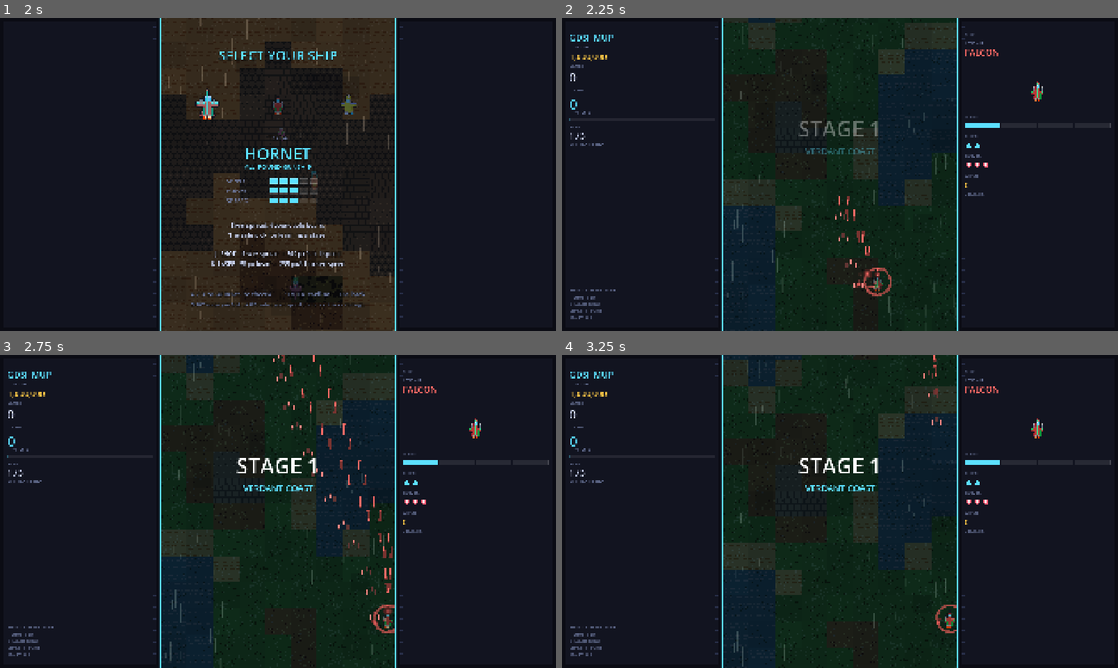
Above: before the commit, frames 1-4 (two rows, left to right).
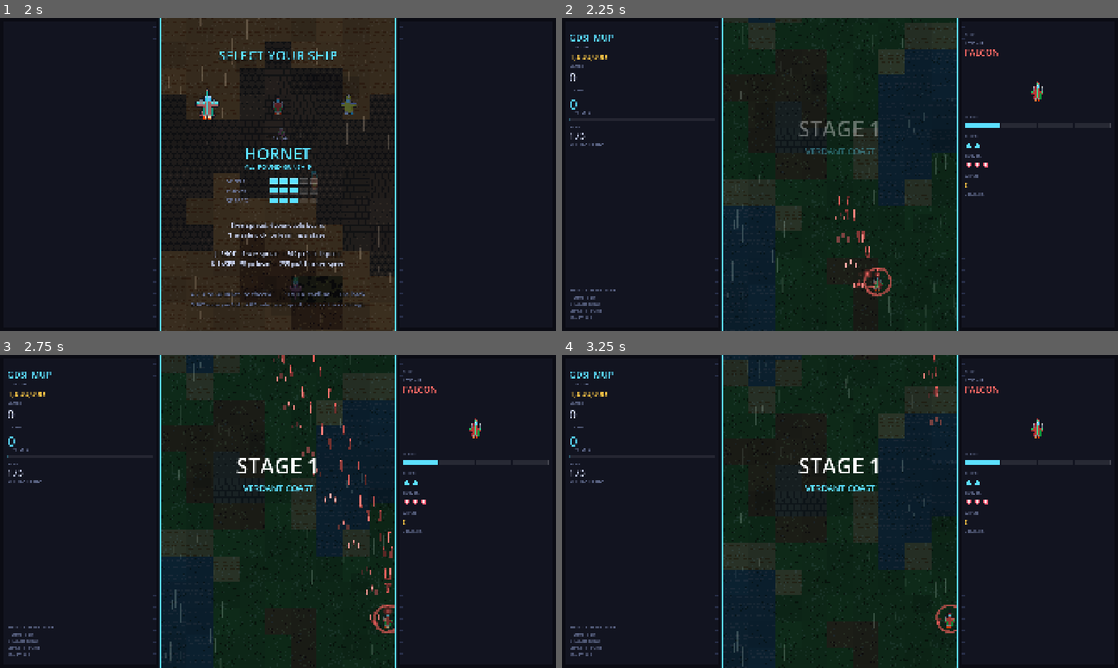
Above: after the commit, the same moments.

Repository: eddieedease/gdshmup
Game: Godot game, scene res://scenes/main.tscn
Two runs of this game, one before a commit and one after it. Both use one fixed random seed, a clock stepped at 60 frames per second and the inputs below.
Inputs (mouse positions are in pixels of both pictures, inside the frame that each line leads up to):
- Up to frame 1 (2 s): tap Enter (p_start) at 0.5 s; move the mouse to (400, 158) at 0.52 s; hold D (p_right) 0.53-1.25 s; tap Space (p_bomb) at 0.6 s; click (400, 158) at 0.67 s; drag from (166, 190) to (250, 237) at 1.27 s
- Up to frame 2 (2.25 s): move the mouse to (895, 105) at 2.02 s; hold D (p_right) from 2.03 s (still down); hold J (p_shot) from 2.03 s (still down)
- Up to frame 3 (2.75 s): keep holding D (p_right); keep holding J (p_shot)
- Up to frame 4 (3.25 s): release D (p_right) at 2.75 s; release J (p_shot) at 2.75 s; drag from (812, 574) to (673, 464) at 2.77 s

Frame 1 is identical in both runs. In frame 2, 0.1% of the frame differs, in the area x 49-56%, y 56-80%; in frame 3, 0.3%, in the area x 49-71%, y 0-85%; in frame 4, less than 0.1%.

Commit message:
Add bullet pulse, real hit feedback, fix enemy bank direction
- The hit flash blended the sprite toward white, but enemies are already
  tinted white, so it rendered as no change at all. It is additive now and
  clearly visible. A held laser damages every frame, which would pin the
  target solid white, so the flash only re-arms once mostly decayed —
  sustained fire reads as a hot strobe.
- Bosses gain throttled impact sparks and a hit tick on beam damage, and
  the health bar leaves a red chip-damage trail behind recent losses, so
  hitting a boss now registers in three channels at once.
- Every bullet breathes: scale and brightness oscillate around the spawn
  values with a random per-bullet phase, keeping projectiles legible over
  the scrolling ground without the swarm strobing in unison.
- Enemy banking used the screen direction, but the hulls are drawn
  nose-down so their banked poses are mirrored; pass the negated sign.

Diff:
--- a/scripts/core/bullet.gd
+++ b/scripts/core/bullet.gd
@@ -10,6 +10,12 @@
 ## Sprite art points "up" (-Y), so a bullet travelling along `dir` needs its
 ## rotation offset by a quarter turn.
 const ART_OFFSET := PI * 0.5
+
+## Every bullet breathes: scale and brightness oscillate so projectiles read as
+## live energy and stay visible against the scrolling ground.
+const PULSE_RATE := 9.5
+const PULSE_SCALE := 0.13
+const PULSE_BRIGHT := 0.26
 
 var alive := false
 
@@ -50,6 +56,12 @@
 var grazed := false
 var scored := false     ## Marks bullets already converted by a bomb.
 
+## Pulse state. `base_scale`/`base_color` are the values the pulse modulates
+## around, set once at spawn.
+var base_scale := Vector2.ONE
+var base_color := Color.WHITE
+var pulse_phase := 0.0
+
 
 func reset() -> void:
 	alive = true
@@ -74,6 +86,9 @@
 	scored = false
 	modulate = Color.WHITE
 	rotation = 0.0
+	# Random phase: a synchronised pulse across hundreds of bullets reads as a
+	# strobe, while staggered phases read as a shimmering swarm.
+	pulse_phase = randf() * TAU
 	if not hits.is_empty():
 		hits.clear()
 	visible = true
@@ -82,6 +97,16 @@
 func kill() -> void:
 	alive = false
 	visible = false
+
+
+## Breathing scale and brightness applied every frame, so a bullet stays
+## legible against busy terrain even when it is not moving relative to the eye.
+func _apply_pulse(alpha: float) -> void:
+	var k := sin(age * PULSE_RATE + pulse_phase)
+	scale = base_scale * (1.0 + PULSE_SCALE * k)
+	var b := 1.0 + PULSE_BRIGHT * k
+	modulate = Color(base_color.r * b, base_color.g * b, base_color.b * b,
+		base_color.a * alpha)
 
 
 ## Integrates one frame. Returns false when the bullet should be recycled.
@@ -95,14 +120,12 @@
 
 	if delay > 0.0:
 		delay -= dt
-		# Pulse while held so the player can read the incoming shot.
-		var k := 0.65 + 0.35 * sin(age * 22.0)
-		modulate.a = k
+		# Flash harder while held, so the player can read the incoming shot.
+		_apply_pulse(0.55 + 0.45 * sin(age * 22.0))
 		if face_dir:
 			rotation = dir + ART_OFFSET
 		return true
-	elif modulate.a < 1.0:
-		modulate.a = minf(1.0, modulate.a + dt * 6.0)
+	_apply_pulse(1.0)
 
 	if homing_time > 0.0 and homing > 0.0:
 		homing_time -= dt
--- a/scripts/core/bullet_manager.gd
+++ b/scripts/core/bullet_manager.gd
@@ -57,6 +57,8 @@
 	b.rotation = heading + Bullet.ART_OFFSET
 	b.modulate = color
 	_style(b, style, scale_mul)
+	b.base_scale = b.scale
+	b.base_color = color
 	_live.append(b)
 	return b
 
--- a/scripts/enemy/boss.gd
+++ b/scripts/enemy/boss.gd
@@ -24,6 +24,7 @@
 var _intro_t := 0.0
 var _death_t := 0.0
 var _guard := 0.0   ## Brief invulnerability while a phase transition plays.
+var _spark_cd := 0.0
 
 
 func setup_boss(def: Dictionary, difficulty: Dictionary = {}) -> void:
@@ -85,6 +86,8 @@
 			hittable = true
 			_enter_phase(0)
 		return
+	if _spark_cd > 0.0:
+		_spark_cd -= dt
 	if _guard > 0.0:
 		_guard -= dt
 		hittable = _guard <= 0.0
@@ -120,7 +123,13 @@
 	if dying or _intro or not hittable:
 		return
 	hp -= amount
-	_flash = 0.07
+	if _flash <= FLASH_TIME * FLASH_REARM:
+		_flash = FLASH_TIME
+	# A hull this big needs impact sparks, not just a tint change.
+	if _spark_cd <= 0.0:
+		_spark_cd = 0.05
+		fx.spark(at if at != Vector2.ZERO else position,
+			Color(1, 0.92, 0.7), 0.20)
 	damaged.emit(self, amount)
 	if hp <= 0.0:
 		if phase + 1 < phases.size():
--- a/scripts/enemy/enemy.gd
+++ b/scripts/enemy/enemy.gd
@@ -11,6 +11,14 @@
 signal damaged(enemy: Enemy, amount: float)
 
 const DEG := PI / 180.0
+
+## Hit flash: how long it lasts and how far toward white it pushes.
+const FLASH_TIME := 0.09
+const FLASH_GAIN := 2.4
+## A held laser deals damage every frame; without this gate the flash would be
+## permanently refreshed and the target would sit solid white. Re-arming only
+## once the flash has mostly decayed turns sustained fire into a hot strobe.
+const FLASH_REARM := 0.45
 
 var spec: Dictionary = {}
 var alive := true
@@ -279,13 +287,18 @@
 		_:
 			_sprite.rotation = 0.0
 
-	_bank = Art.bank_row(signf(vel.x) if absf(vel.x) > 40.0 else 0.0)
+	# The hull is drawn nose-down, so its banked poses are mirrored relative to
+	# screen direction: moving right on screen is a left bank in art space.
+	_bank = Art.bank_row(-signf(vel.x) if absf(vel.x) > 40.0 else 0.0)
 	_sprite.frame = _bank * 2 + (int(age * 12.0) % 2)
 
 	if _flash > 0.0:
 		_flash -= dt
-		var k: float = clampf(_flash / 0.07, 0.0, 1.0)
-		_sprite.modulate = Color(1, 1, 1, 1).lerp(_base_tint(), 1.0 - k)
+		# Additive, not a lerp toward white: most enemies are already tinted
+		# white, so blending toward it produced no visible flash at all.
+		var k: float = clampf(_flash / FLASH_TIME, 0.0, 1.0) * FLASH_GAIN
+		var b := _base_tint()
+		_sprite.modulate = Color(b.r + k, b.g + k, b.b + k, b.a)
 		if _flash <= 0.0:
 			_sprite.modulate = _base_tint()
 
@@ -298,7 +311,8 @@
 	if not alive or not hittable:
 		return
 	hp -= amount
-	_flash = 0.07
+	if _flash <= FLASH_TIME * FLASH_REARM:
+		_flash = FLASH_TIME
 	damaged.emit(self, amount)
 	if hp <= 0.0:
 		_die(at)
--- a/scripts/game.gd
+++ b/scripts/game.gd
@@ -264,6 +264,7 @@
 
 
 func _on_beam_tick(enemy: Node2D, damage: float, at: Vector2) -> void:
+	AU.play("hit", 0.1)
 	enemy.take_damage(damage, at)
 	_touch_chain()
 
--- a/scripts/ui/hud.gd
+++ b/scripts/ui/hud.gd
@@ -363,6 +363,8 @@
 	var _banner_sub := ""
 	var _warn_t := 0.0
 	var _t := 0.0
+	## Trails the real health so recent damage shows as a draining ghost bar.
+	var _ghost := 1.0
 
 	func _init() -> void:
 		mouse_filter = Control.MOUSE_FILTER_IGNORE
@@ -382,6 +384,14 @@
 			_banner_t += dt
 		if _warn_t > 0.0:
 			_warn_t -= dt
+		if is_instance_valid(boss):
+			var frac := boss.hp_fraction()
+			if frac > _ghost:
+				_ghost = frac          # New boss or new phase: snap up.
+			else:
+				_ghost = maxf(frac, _ghost - dt * 0.22)
+		else:
+			_ghost = 1.0
 		if flash > 0.0:
 			flash = maxf(0.0, flash - dt * 2.6)
 		queue_redraw()
@@ -405,6 +415,9 @@
 		var y := 26.0
 		var frac := boss.hp_fraction()
 		draw_rect(Rect2(Vector2(m, y), Vector2(w, 16)), Color(0, 0, 0, 0.55))
+		# Ghost first, so the lit bar draws over it and the gap is the damage.
+		draw_rect(Rect2(Vector2(m, y), Vector2(w * _ghost, 16)),
+			Color(1.0, 0.45, 0.35, 0.75))
 		var col := Cfg.UI_WARN if frac < 0.3 else Cfg.UI_GOLD
 		draw_rect(Rect2(Vector2(m, y), Vector2(w * frac, 16)), col)
 		draw_rect(Rect2(Vector2(m, y), Vector2(w, 16)), Color(1, 1, 1, 0.4), false, 2.0)
